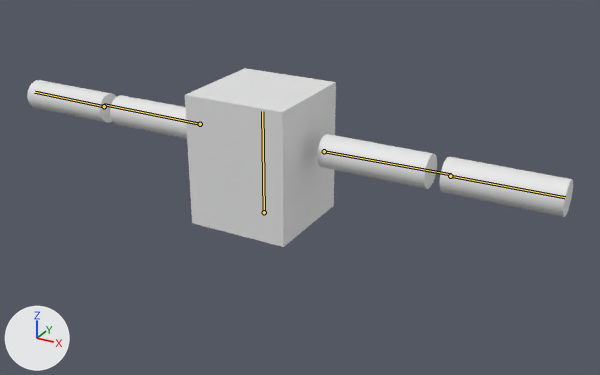
The FBX model Terminus/Assets/Models/CubeReed/CubeReed.fbx as it was, and as the next commit left it.
The view is the same before and after, from a 50 mm lens placed at (1.66, -2.7, 2.52), pointed at (0.14, 0.06, 1.13). Lighting does not change. The marker at lower left points along +X, +Y and +Z. The first picture is the older version. The bones that change, and the others that lie on the model, are drawn over the model as lines.

In view in the first picture: 'CubeReed'.
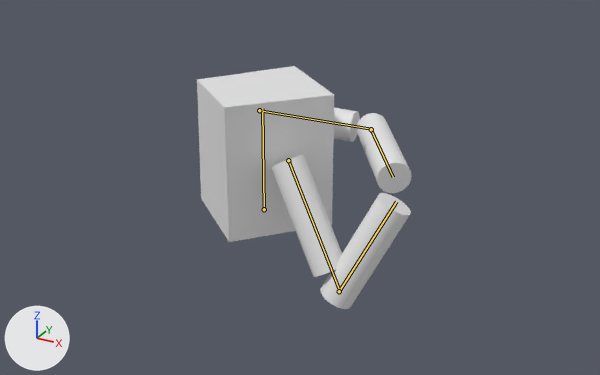
The newer file adds an action. The first version stands in its rest pose; the second is drawn at frame 17 of the action 'Armature|2HandedSwing'.

Patch to the scene script:
```diff
--- a/Terminus/Assets/Models/CubeReed/CubeReed.fbx.py
+++ b/Terminus/Assets/Models/CubeReed/CubeReed.fbx.py
@@ bone_bone_body @@
 bone_bone_body = bpy.data.objects['Armature'].pose.bones['Bone_body']
-bone_bone_body.location = (0.0, 0.0, 0.0)
-bone_bone_body.rotation_quaternion = (1.0, 0.0, 0.0, 0.0)  # degrees (0, 0, 0)
+bone_bone_body.location = (0.0, 0.014, 0.0)
+bone_bone_body.rotation_quaternion = (0.346, 0.0, 0.938, 0.001)  # degrees (0, 140, 0)
@@ bone_bone_ua_l @@
 bone_bone_ua_l = bpy.data.objects['Armature'].pose.bones['Bone_UA_L']  # child of 'Bone_body'
-bone_bone_ua_l.location = (0.0, 0.0, 0.0)
-bone_bone_ua_l.rotation_quaternion = (1.0, 0.0, 0.0, 0.0)  # degrees (0, 0, 0)
+bone_bone_ua_l.location = (0.089, 0.034, 0.0)
+bone_bone_ua_l.rotation_quaternion = (0.195, -0.816, -0.352, -0.414)  # degrees (3, -126, -135)
@@ bone_bone_la_l @@
 bone_bone_la_l = bpy.data.objects['Armature'].pose.bones['Bone_LA_L']  # child of 'Bone_UA_L'
-bone_bone_la_l.rotation_quaternion = (1.0, 0.0, 0.0, 0.0)  # degrees (0, 0, 0)
+bone_bone_la_l.rotation_quaternion = (0.832, -0.454, 0.233, 0.218)  # degrees (-54, 36, 11)
@@ bone_bone_ua_r @@
 bone_bone_ua_r = bpy.data.objects['Armature'].pose.bones['Bone_UA_R']  # child of 'Bone_body'
-bone_bone_ua_r.rotation_quaternion = (1.0, 0.0, 0.0, 0.0)  # degrees (0, 0, 0)
+bone_bone_ua_r.rotation_quaternion = (0.857, 0.503, 0.084, -0.07)  # degrees (61, 12, -2)
@@ bone_bone_la_r @@
 bone_bone_la_r = bpy.data.objects['Armature'].pose.bones['Bone_LA_R']  # child of 'Bone_UA_R'
-bone_bone_la_r.rotation_quaternion = (1.0, 0.0, 0.0, 0.0)  # degrees (0, 0, 0)
+bone_bone_la_r.rotation_quaternion = (-0.311, -0.06, -0.344, 0.884)  # degrees (-37, 19, -148)
```

Location of each change, [x1, y1, x2, y2] in pixels of the pictures (600 x 375 px):
'CubeReed', posed (61% narrower, 36% taller): before [27, 68, 573, 247]; after [197, 66, 412, 309]
bone 'Bone_body', root to tip: before (264, 212) to (262, 111); after (264, 209) to (262, 108)
bone 'Bone_UA_L', root to tip: before (324, 151) to (450, 174); after (259, 110) to (371, 129)
bone 'Bone_LA_L', root to tip: before (450, 176) to (565, 197); after (371, 129) to (393, 177)
bone 'Bone_UA_R', root to tip: before (200, 124) to (104, 104); after (288, 160) to (340, 291)
bone 'Bone_LA_R', root to tip: before (104, 106) to (35, 92); after (339, 291) to (396, 201)
